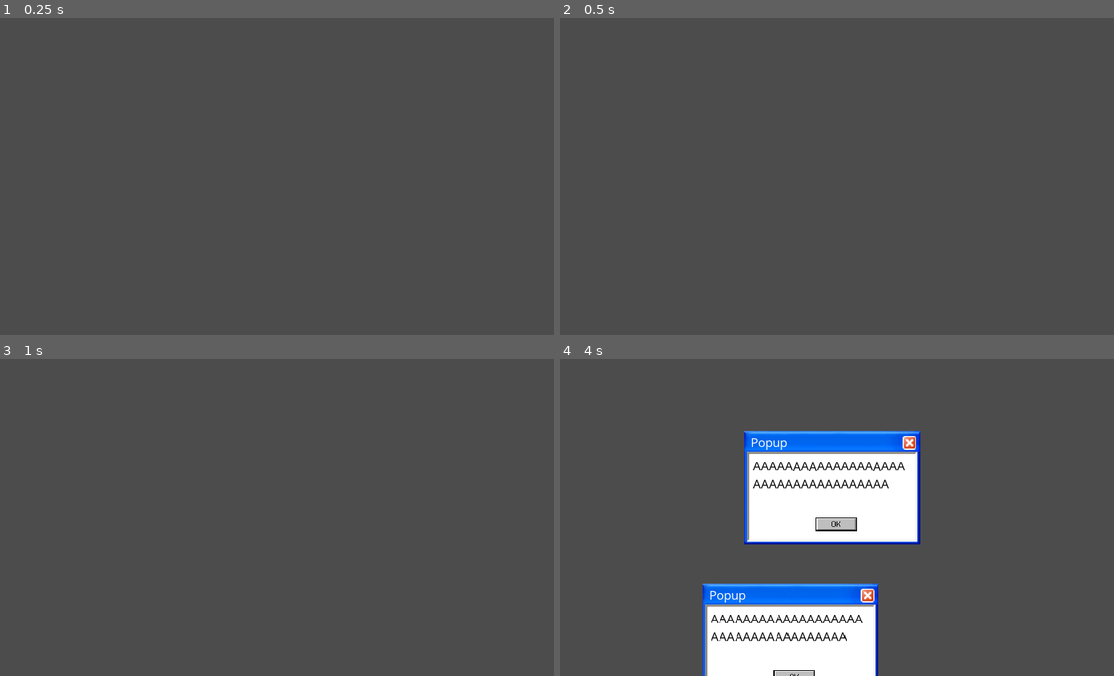
Above: before the commit, frames 1-4 (two rows, left to right).
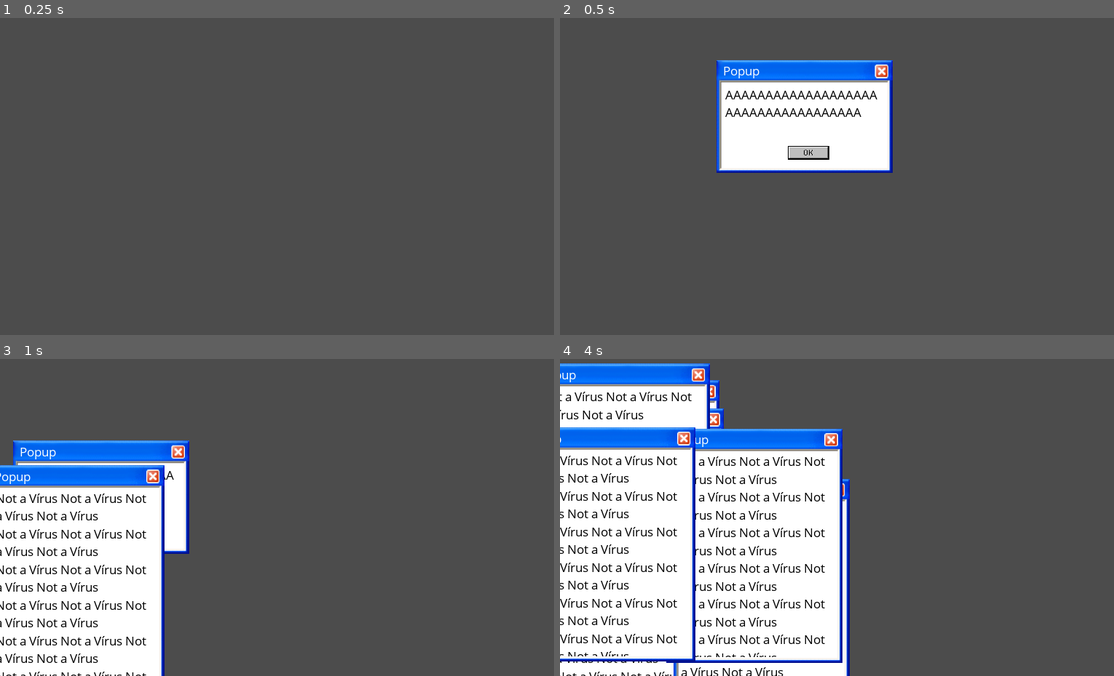
Above: after the commit, the same moments.

Repository: okami361/MelhorJogo2018
Game: Godot game, scene res://PopupSpawner.tscn
The game is run twice, just before and just after one commit, with the same random seed, the same clock (stepped at 60 frames per second) and the same inputs. This scene is started directly instead of the project's main scene.
Inputs (mouse positions are in pixels of both pictures, inside the frame that each line leads up to):
- Up to frame 1 (0.25 s): no input
- Up to frame 2 (0.5 s): no input
- Up to frame 3 (1 s): click (321, 412) at 0.52 s
- Up to frame 4 (4 s): click (665, 533) at 1.27 s; click (665, 533) at 2.02 s; tap Enter (ui_accept) at 2.75, 3.02, 3.5, 3.77 s; move the mouse to (792, 596) at 2.77 s; hold Right (ui_right) from 2.78 s (still down); click (792, 596) at 2.92 s; move the mouse to (737, 530) at 3.52 s; click (737, 530) at 3.67 s

Frame 1 is identical in both runs. In frame 2, 11% of the frame differs, in the area x 28-61%, y 13-49%; in frame 3, 23%; in frame 4, 44%, in the area x 0-66%, y 1-100%.
Error before the commit: Invalid set index 'segurando' (on base: 'null instance') with value of type 'bool'. (res://Popup.gd:14)

Commit message:
Popups Complete

Diff:
--- a/Popup.gd
+++ b/Popup.gd
@@ -4,7 +4,7 @@
 
 func _on_Button_pressed():
 	self.queue_free()
-
+	get_node("../../").one_dead()
 
 
 func _on_Area2D_input_event(viewport, event, shape_idx):
--- a/Popup.tscn
+++ b/Popup.tscn
@@ -10,7 +10,9 @@
 custom_solver_bias = 0.0
 extents = Vector2( 252.72, 31.6135 )
 
-[node name="Popup" type="Node2D"]
+[node name="Popup" type="Node2D" groups=[
+"BigPopups",
+]]
 
 script = ExtResource( 1 )
 
@@ -43,10 +45,10 @@
 anchor_top = 0.0
 anchor_right = 0.0
 anchor_bottom = 0.0
-margin_left = -218.0
-margin_top = -325.0
-margin_right = -113.0
-margin_bottom = -276.0
+margin_left = -220.0
+margin_top = -320.0
+margin_right = -115.0
+margin_bottom = -271.0
 rect_pivot_offset = Vector2( 0, 0 )
 rect_clip_content = false
 mouse_filter = 2
@@ -79,21 +81,43 @@
 custom_fonts/normal_font = ExtResource( 3 )
 custom_colors/default_color = Color( 0, 0, 0, 1 )
 bbcode_enabled = true
-bbcode_text = "I'm a pop-up window.
-
-
-
-:3"
+bbcode_text = "Not a Vírus Not a Vírus Not a Vírus Not a Vírus
+Not a Vírus Not a Vírus Not a Vírus Not a Vírus
+Not a Vírus Not a Vírus Not a Vírus Not a Vírus
+Not a Vírus Not a Vírus Not a Vírus Not a Vírus
+Not a Vírus Not a Vírus Not a Vírus Not a Vírus
+Not a Vírus Not a Vírus Not a Vírus Not a Vírus
+Not a Vírus Not a Vírus Not a Vírus Not a Vírus
+Not a Vírus Not a Vírus Not a Vírus Not a Vírus
+Not a Vírus Not a Vírus Not a Vírus Not a Vírus
+Not a Vírus Not a Vírus Not a Vírus Not a Vírus
+Not a Vírus Not a Vírus Not a Vírus Not a Vírus
+Not a Vírus Not a Vírus Not a Vírus Not a Vírus
+Not a Vírus Not a Vírus Not a Vírus Not a Vírus
+Not a Vírus Not a Vírus Not a Vírus Not a Vírus
+Not a Vírus Not a Vírus Not a Vírus Not a Vírus
+Not a Vírus Not a Vírus Not a Vírus Not a Vírus"
 visible_characters = -1
 percent_visible = 1.0
 meta_underlined = true
 tab_size = 4
-text = "I'm a pop-up window.
-
-
-
-:3"
-scroll_active = true
+text = "Not a Vírus Not a Vírus Not a Vírus Not a Vírus
+Not a Vírus Not a Vírus Not a Vírus Not a Vírus
+Not a Vírus Not a Vírus Not a Vírus Not a Vírus
+Not a Vírus Not a Vírus Not a Vírus Not a Vírus
+Not a Vírus Not a Vírus Not a Vírus Not a Vírus
+Not a Vírus Not a Vírus Not a Vírus Not a Vírus
+Not a Vírus Not a Vírus Not a Vírus Not a Vírus
+Not a Vírus Not a Vírus Not a Vírus Not a Vírus
+Not a Vírus Not a Vírus Not a Vírus Not a Vírus
+Not a Vírus Not a Vírus Not a Vírus Not a Vírus
+Not a Vírus Not a Vírus Not a Vírus Not a Vírus
+Not a Vírus Not a Vírus Not a Vírus Not a Vírus
+Not a Vírus Not a Vírus Not a Vírus Not a Vírus
+Not a Vírus Not a Vírus Not a Vírus Not a Vírus
+Not a Vírus Not a Vírus Not a Vírus Not a Vírus
+Not a Vírus Not a Vírus Not a Vírus Not a Vírus"
+scroll_active = false
 scroll_following = false
 selection_enabled = false
 override_selected_font_color = false
--- a/Scripts/PopupSpawner.gd
+++ b/Scripts/PopupSpawner.gd
@@ -1,11 +1,13 @@
 extends Node
 
 var enabled = false
-var spawnDelay = 2
+var spawnDelay = 0.3
 var popup
 var smallPopup
 var popupContainer
 var spawnDelta = 0
+
+var countPopups = 10
 
 func enable():
 	enabled = true
@@ -19,22 +21,41 @@
 	popupContainer = get_node("PopupContainer")
 	enable()
 
+
 func spawn(which):
 	var p
+	var x
+	var y
+
 	if (which == 1):
 		p = popup.instance()
 	else:
 		p = smallPopup.instance()
 
-	var x = randi()%1100+300
-	var y = randi()%600+300
+	if(which == 1):
+		x = rand_range(0, get_viewport().size.x - 100)
+		y = rand_range(get_viewport().size.y + 300, 350)
+	elif(which == 2):
+		x = rand_range(0, get_viewport().size.x - 100)
+		y = rand_range(get_viewport().size.y + 100, 200)
+
 	p.position = Vector2(x,y)
+
 	popupContainer.add_child(p)
 
+func one_dead():
+	if (get_node("PopupContainer").get_child_count() <= 1):
+		disable()
 
 func _process(delta):
 	if (enabled):
 		spawnDelta += delta
+
 		if (spawnDelta >= spawnDelay):
-			spawnDelta  -= spawnDelay
-			spawn(2)
+			spawnDelta  = 0
+			spawn(randi()%2 + 1)
+
+			countPopups -= 1
+			if (countPopups == 0):
+				spawnDelay = 2
+				countPopups = 0
--- a/SmallPopup.tscn
+++ b/SmallPopup.tscn
@@ -12,7 +12,7 @@
 extents = Vector2( 246, 31.9999 )
 
 [node name="Popup" type="Node2D" groups=[
-"Popups",
+"SmallPopups",
 ]]
 
 script = ExtResource( 1 )
--- a/ponteiro.gd
+++ b/ponteiro.gd
@@ -30,5 +30,7 @@
 			print(objeto)
 			if (objeto.is_in_group("AvastWindow")):
 				objeto.position = Vector2(event.position.x, event.position.y +325)
-			elif (objeto.is_in_group("Popups")):
+			elif (objeto.is_in_group("SmallPopups")):
 				objeto.position = Vector2(event.position.x, event.position.y +135)
+			elif (objeto.is_in_group("BigPopups")):
+				objeto.position = Vector2(event.position.x, event.position.y +300)
